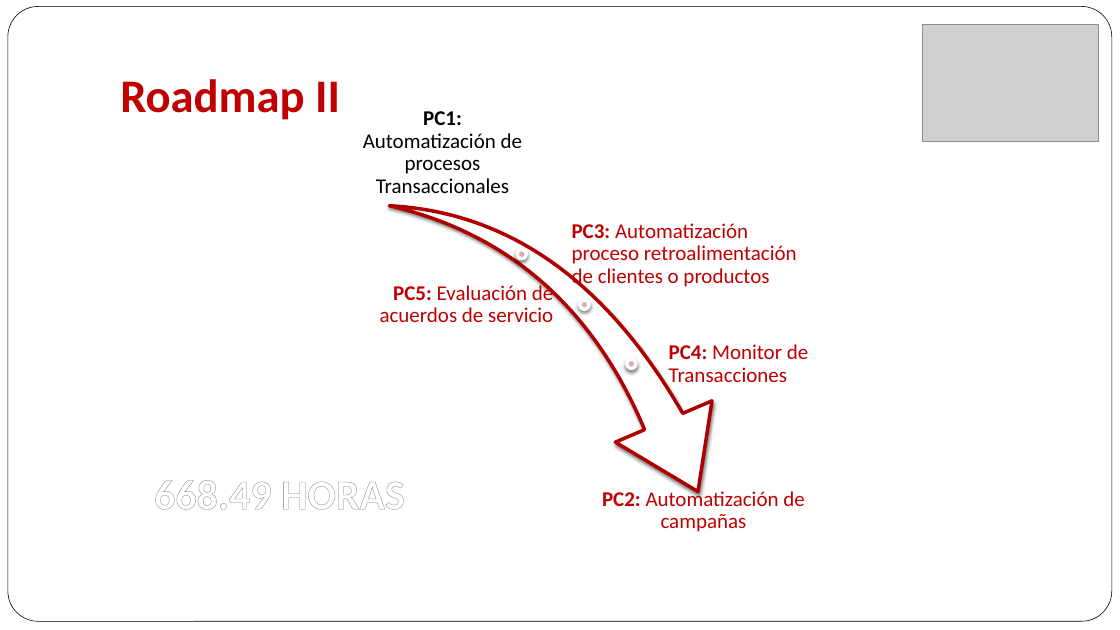
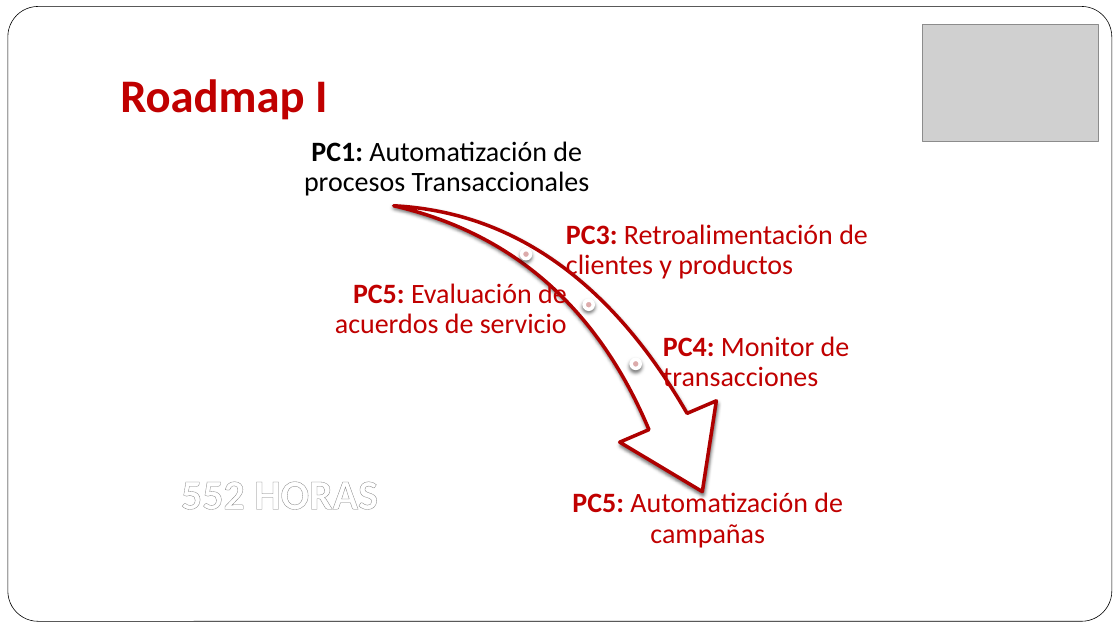
Before and after one commit to maforero/fejunesjuma, a slide deck: slide 6 of Projecto 3/Presenacion/Arquitectura Objetivo MPLA.pptx. Drawn at 1120x630 pixels with LibreOffice and Linux fonts; fonts in the diff are those of the drawing; grey boxes stand for pictures. Boxes give left, top, right and bottom in pixels: in the first picture for what was removed or moved away, otherwise in the second. Text is boxed around its words. In the diff, an @@ line names an element or a change of style, - is before the commit and + after.

```diff
--- a/Projecto 3/Presenacion/Arquitectura Objetivo MPLA.pptx
+++ b/Projecto 3/Presenacion/Arquitectura Objetivo MPLA.pptx
@@ title at box(120, 79, 327, 120): text changed @@
-Roadmap II
+Roadmap I
@@ text "PC1: Automatización de procesos Transaccionales" at box(304, 141, 590, 196): size 18 to 24 pt; more space between paragraphs @@
@@ text "PC1: Automatización de procesos Transaccionales": place and size @@
-text "PC1: Automatización de procesos Transaccionales" at box(363, 111, 522, 193)
+text "PC1: Automatización de procesos Transaccionales" at box(304, 141, 590, 196)
@@ text at box(566, 224, 868, 281): text changed; size 18 to 24 pt @@
-PC3: Automatización proceso retroalimentación de clientes o productos
+PC3: Retroalimentación de clientes y productos
@@ text "PC5: Evaluación de acuerdos de ...": place and size @@
-text "PC5: Evaluación de acuerdos de ..." at box(380, 282, 553, 322)
+text "PC5: Evaluación de acuerdos de ..." at box(335, 280, 567, 334)
@@ text "PC5: Evaluación de acuerdos de ..." at box(335, 280, 567, 334): size 18 to 24 pt; more space between paragraphs @@
@@ 3 ellipses, 1 swoosh arrow: place and size @@
-3 ellipses, 1 swoosh arrow at box(390, 133, 736, 553)
+3 ellipses, 1 swoosh arrow at box(394, 133, 740, 553)
@@ text at box(663, 336, 850, 393): text changed; size 18 to 24 pt @@
-PC4: Monitor de Transacciones
+PC4: Monitor de transacciones
@@ text at box(181, 481, 378, 510): text changed @@
-668.49 HORAS
+552 HORAS
@@ text at box(572, 489, 843, 548): text changed; size 18 to 24 pt @@
-PC2: Automatización de campañas
+PC5: Automatización de campañas
```
Also in this commit, not shown: 12 other slides changed, 3 slides added, 5 slides removed.
